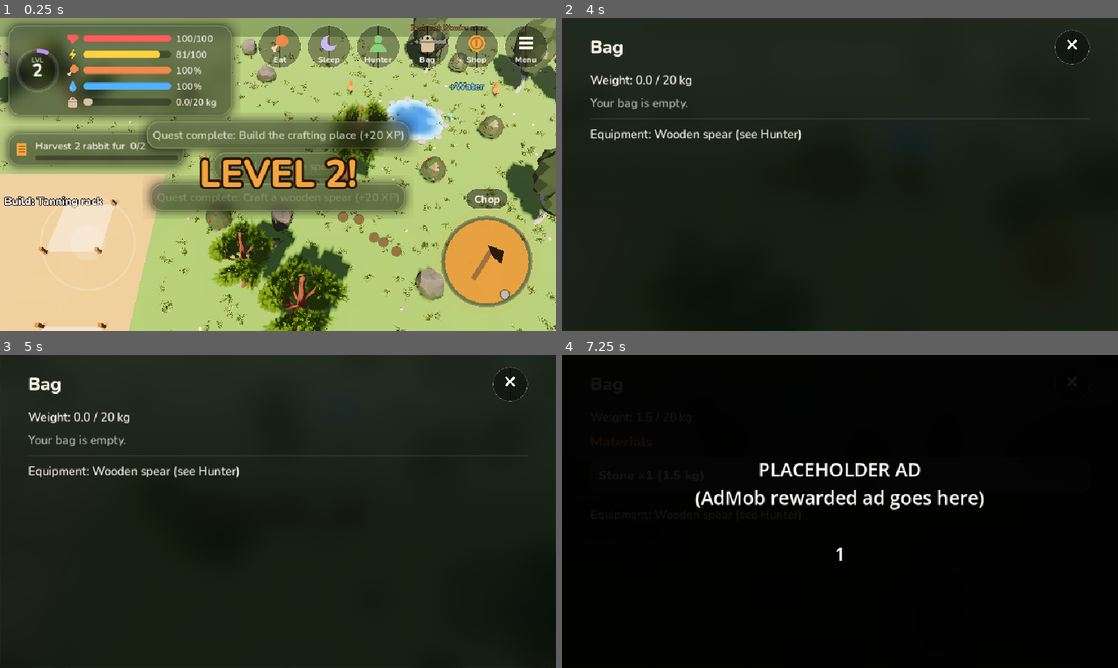
Above: before the commit, frames 1-4 (two rows, left to right).
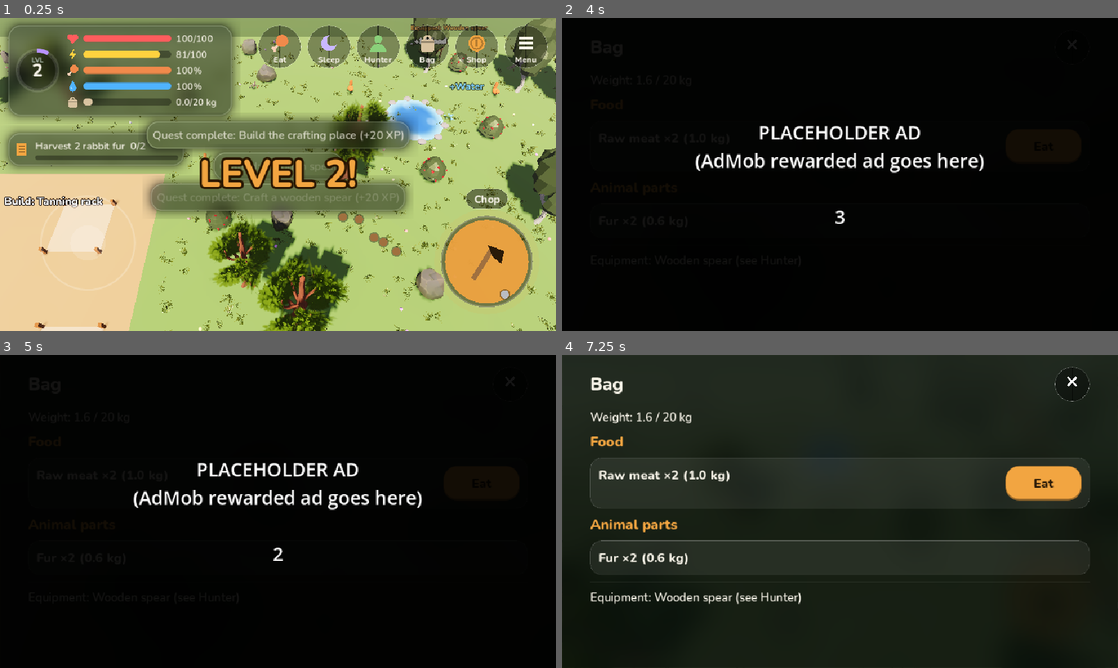
Above: after the commit, the same moments.

Repository: kallistesoft/huntingGame
Game: Godot game, scene res://tests/smoke_test.tscn
Same seed, same stepped clock (60 frames per second), same inputs: the game is played once before the commit and once after it. This scene is started directly instead of the project's main scene.
Inputs (mouse positions are in pixels of both pictures, inside the frame that each line leads up to):
- Up to frame 1 (0.25 s): no input
- Up to frame 2 (4 s): click (890, 46) at 0.5 s; click (890, 46) at 1.25 s; click (840, 46) at 2 s; click (940, 46) at 2.77 s; click (990, 46) at 3.52 s
- Up to frame 3 (5 s): click (483, 483) at 4.25 s, where only the run after the commit has a clickable "Eat"
- Up to frame 4 (7.25 s): tap Enter at 5, 6.5 s; move the mouse to (962, 495) at 5.02 s; hold D 5.03-5.75 s; tap E at 5.1, 6.6 s; click (962, 495) at 5.17 s; tap Space at 5.27, 5.57, 5.75 s; drag from (728, 527) to (812, 574) at 5.77 s; move the mouse to (895, 442) at 6.52 s; hold D from 6.53 s (still down)

Frame 1 is identical in both runs. In frame 2, 82% of the frame differs, in the area x 0-100%, y 0-100%; in frame 3, 86%; in frame 4, 85%.

Commit message:
Sleep: an ad watched while asleep ends the night fully rested
Owner's rule: watching the rewarded ad while sleeping wakes the hunter
at once with full energy and health, as if the timer had run out, instead
of +10 energy. Awake, the ad still gives +10. Both share the daily cap.
The sleeping card's button says "Wake up rested · ad (N)".

Co-Authored-By: Claude Fable 5.1 <noreply@anthropic.com>

Diff:
--- a/scripts/autoload/game_state.gd
+++ b/scripts/autoload/game_state.gd
@@ -607,10 +607,13 @@
 		return
 	_roll_ad_day()
 	ads_today += 1
-	var was_sleeping := is_sleeping()
-	sleep_until = 0.0
-	energy = minf(max_energy(), energy + Data.AD_ENERGY_REWARD)
-	notify("+%d energy%s" % [Data.AD_ENERGY_REWARD, " — you get up" if was_sleeping else ""])
+	if is_sleeping():
+		# Owner's rule (2026-11-05): an ad while asleep ends the night at once,
+		# fully rested, as if the timer had run out.
+		_wake_up()
+	else:
+		energy = minf(max_energy(), energy + Data.AD_ENERGY_REWARD)
+		notify("+%d energy" % Data.AD_ENERGY_REWARD)
 	changed.emit()
 	save_game()
 
@@ -871,12 +874,17 @@
 	return job["total"] if not job.is_empty() else 1.0
 
 
+## The night is over: full energy and health.
+func _wake_up() -> void:
+	sleep_until = 0.0
+	energy = max_energy()
+	health = max_health()
+	notify("You wake up rested.")
+
+
 func _update_timers(t: float) -> void:
 	if sleep_until > 0.0 and t >= sleep_until:
-		sleep_until = 0.0
-		energy = max_energy()
-		health = max_health()
-		notify("You wake up rested.")
+		_wake_up()
 		changed.emit()
 
 	for id in structures:
--- a/scripts/ui/hud.gd
+++ b/scripts/ui/hud.gd
@@ -533,7 +533,8 @@
 
 
 func _update_prompt() -> void:
-	_prompt_ad.text = "+%d energy · ad (%d)" % [Data.AD_ENERGY_REWARD, Game.ads_left_today()]
+	_prompt_ad.text = "Wake up rested · ad (%d)" % Game.ads_left_today() if Game.is_sleeping() \
+		else "+%d energy · ad (%d)" % [Data.AD_ENERGY_REWARD, Game.ads_left_today()]
 	_prompt_ad.disabled = Game.ads_left_today() <= 0
 	var was_visible := _prompt.visible
 	if Game.is_sleeping():
--- a/tests/smoke_test.gd
+++ b/tests/smoke_test.gd
@@ -167,13 +167,18 @@
 	check(not Game.is_sleeping() and Game.energy == Game.max_energy(), "woke up with full energy")
 
 	Game.energy = 0.0
+	Game.health = 40.0
 	Game.start_sleep()
 	Game.watch_ad_for_energy()
 	check(AdService.is_showing(), "placeholder ad is showing")
 	await get_tree().create_timer(AdService.PLACEHOLDER_SECONDS + 0.5).timeout
-	check(Game.energy == Data.AD_ENERGY_REWARD, "ad gave +10 energy")
 	check(not Game.is_sleeping(), "ad woke the hunter up")
+	check(Game.energy == Game.max_energy() and Game.health == Game.max_health(), "ad while asleep: fully rested")
 	check(Game.ads_left_today() == Data.ADS_PER_DAY - 1, "daily ad count went down")
+	Game.energy = 0.0
+	Game.watch_ad_for_energy()
+	await get_tree().create_timer(AdService.PLACEHOLDER_SECONDS + 0.5).timeout
+	check(Game.energy == Data.AD_ENERGY_REWARD, "ad while awake: +10 energy")
 
 
 func _test_pack_and_storage() -> void:
Not shown, changed: CLAUDE.md
